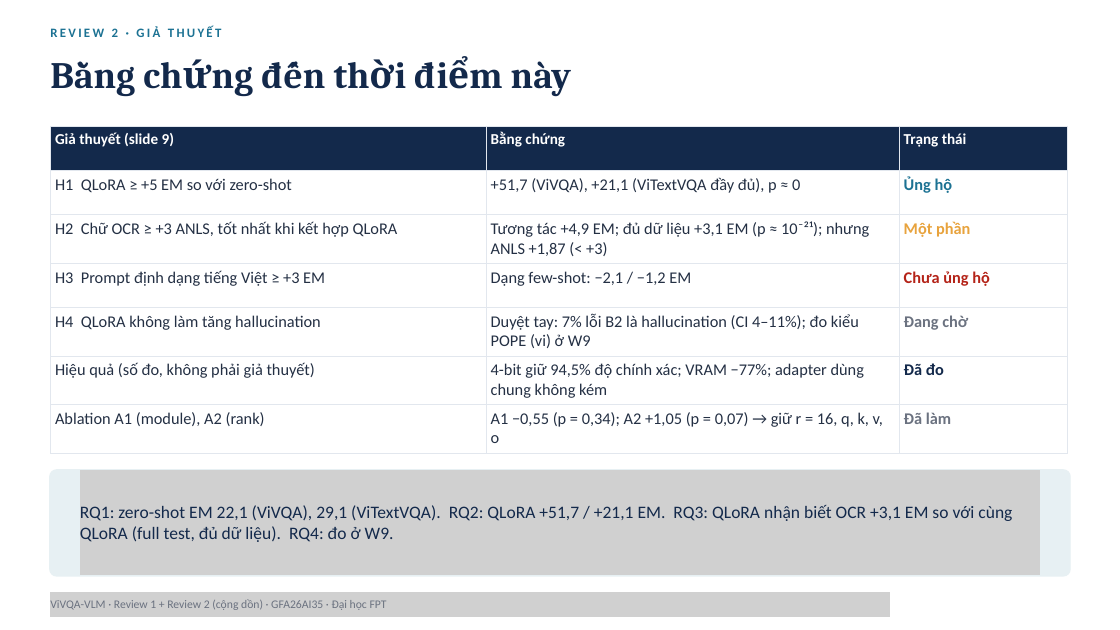
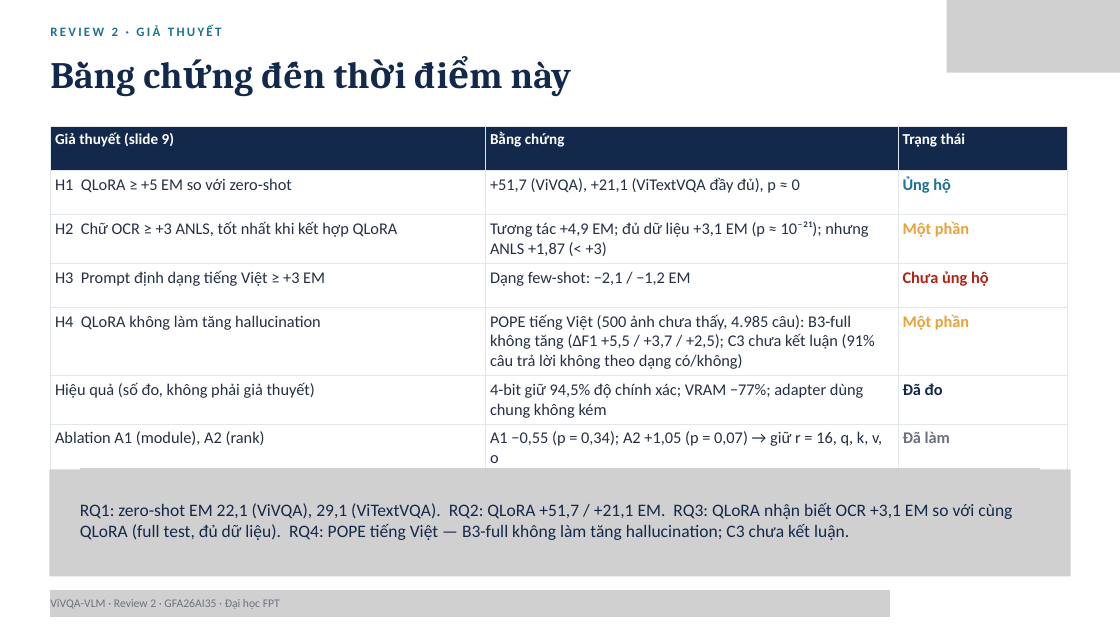
Before and after one commit to PLHGNAOH/ViVQA-VLM, a slide deck: slide 31 of docs/04_slides/cumulative/ViVQA-VLM_Review1-2_KLTN.pptx (slide 42 before the commit). Drawn at 1120x630 pixels with LibreOffice and Linux fonts; fonts in the diff are those of the drawing; grey boxes stand for pictures. Boxes give left, top, right and bottom in pixels: in the first picture for what was removed or moved away, otherwise in the second. Text is boxed around its words. In the diff, an @@ line names an element or a change of style, - is before the commit and + after.

```diff
--- a/docs/04_slides/cumulative/ViVQA-VLM_Review1-2_KLTN.pptx
+++ b/docs/04_slides/cumulative/ViVQA-VLM_Review1-2_KLTN.pptx
@@ picture added at [947, 0, 1120, 73] @@
@@ table at [50, 126, 1067, 467] @@
-row 5, column 2: Duyệt tay: 7% lỗi B2 là hallucination (CI 4–11%); đo kiểu POPE (vi) ở W9
+row 5, column 2: POPE tiếng Việt (500 ảnh chưa thấy, 4.985 câu): B3-full không tăng (ΔF1 +5,5 / +3,7 / +2,5); C3 chưa kết luận (91% câu trả lời không theo dạng có/không)
-row 5, column 3: Đang chờ
+row 5, column 3: Một phần
@@ picture added at [49, 469, 1071, 576] @@
@@ freeform shape removed at [50, 470, 1070, 576] @@
@@ picture added at [80, 468, 1040, 575] @@
@@ text at [80, 503, 1012, 540]: text changed @@
-RQ1: zero-shot EM 22,1 (ViVQA), 29,1 (ViTextVQA). RQ2: QLoRA +51,7 / +21,1 EM. RQ3: QLoRA nhận biết OCR +3,1 EM so với cùng QLoRA (full test, đủ dữ liệu). RQ4: đo ở W9.
+RQ1: zero-shot EM 22,1 (ViVQA), 29,1 (ViTextVQA). RQ2: QLoRA +51,7 / +21,1 EM. RQ3: QLoRA nhận biết OCR +3,1 EM so với cùng QLoRA (full test, đủ dữ liệu). RQ4: POPE tiếng Việt — B3-full không làm tăng hallucination; C3 chưa kết luận.
@@ text at [50, 599, 280, 609]: text changed @@
-ViVQA-VLM · Review 1 + Review 2 (cộng dồn) · GFA26AI35 · Đại học FPT
+ViVQA-VLM · Review 2 · GFA26AI35 · Đại học FPT
@@ picture added at [50, 590, 890, 617] @@
```
Also in this commit, not shown: 37 other slides changed, 4 slides added, 6 slides removed, 3 other files.
